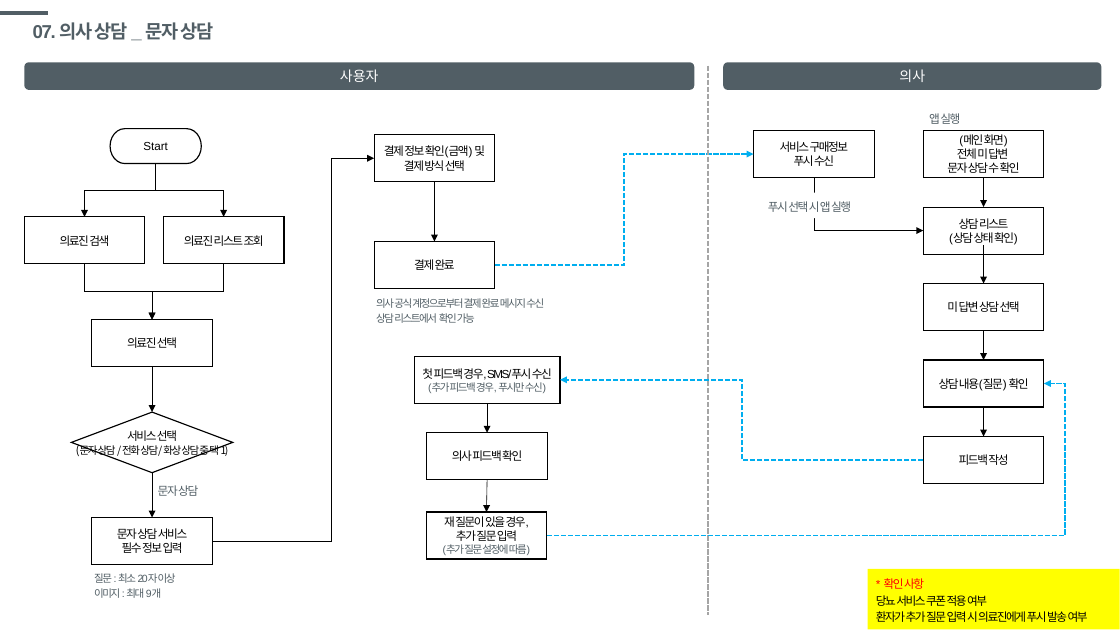
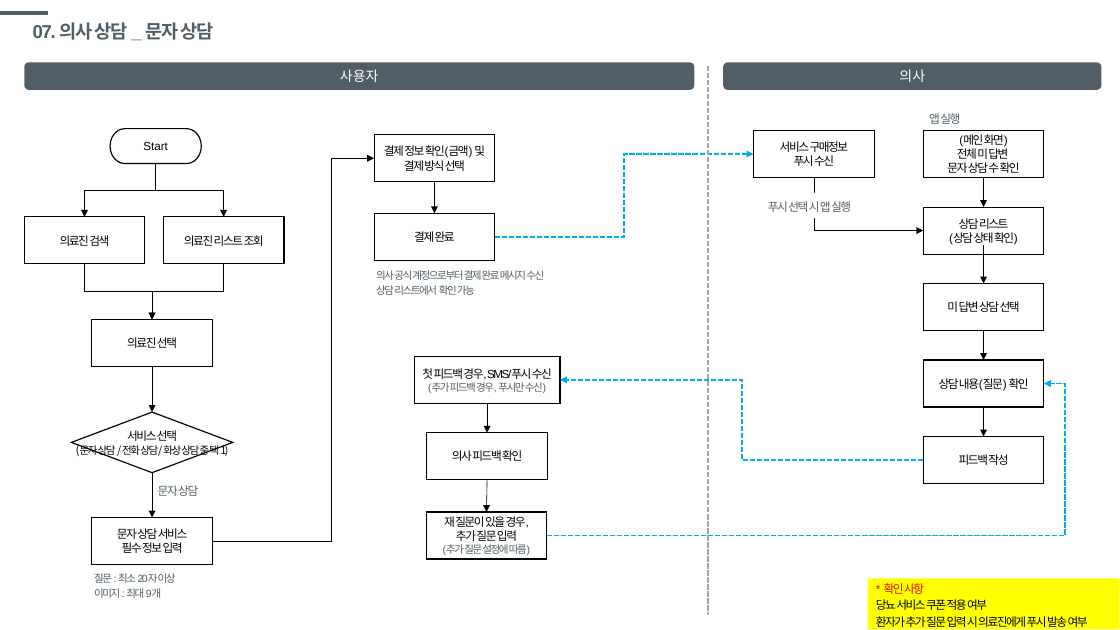
Before and after one commit to windsoccer/H160, a slide deck: slide 29 of 01 기획/SF_[건강160]당뇨_20191002.pptx (slide 30 before the commit). Drawn at 1120x630 pixels with LibreOffice and Linux fonts; fonts in the diff are those of the drawing. Boxes give left, top, right and bottom in pixels: in the first picture for what was removed or moved away, otherwise in the second. Text is boxed around its words. In the diff, an @@ line names an element or a change of style, - is before the commit and + after.

Commit message:
의사 상담>문자, 전화, 화상 상담 flow 추가

```diff
--- a/01 기획/SF_[건강160]당뇨_20191002.pptx
+++ b/01 기획/SF_[건강160]당뇨_20191002.pptx
@@ elbow arrow moved from (495, 266) - (754, 154) to (495, 237) - (754, 154) @@
@@ arrow moved from (434, 181) - (434, 242) to (434, 181) - (434, 213) @@
@@ rectangle "결제 완료": place and size @@
-rectangle "결제 완료" at [374,242,495,289]
+rectangle "결제 완료" at [374,213,495,260]
@@ text "의사 공식 계정으로부터 결제 완료 ...": place and size @@
-text "의사 공식 계정으로부터 결제 완료 ..." at [376,298,544,323]
+text "의사 공식 계정으로부터 결제 완료 ..." at [376,270,544,295]
@@ rectangle "* 확인 사항": place and size @@
-rectangle "* 확인 사항" at [868,569,1120,629]
+rectangle "* 확인 사항" at [868,578,1120,629]
```
Also in this commit, not shown: 10 other slides changed, 2 slides removed.
